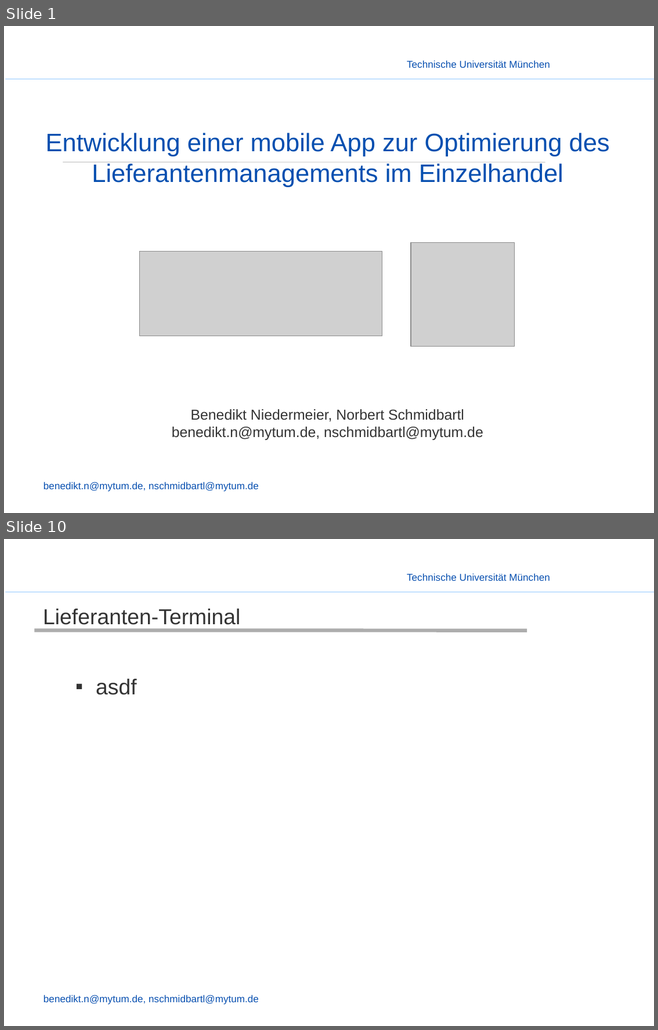
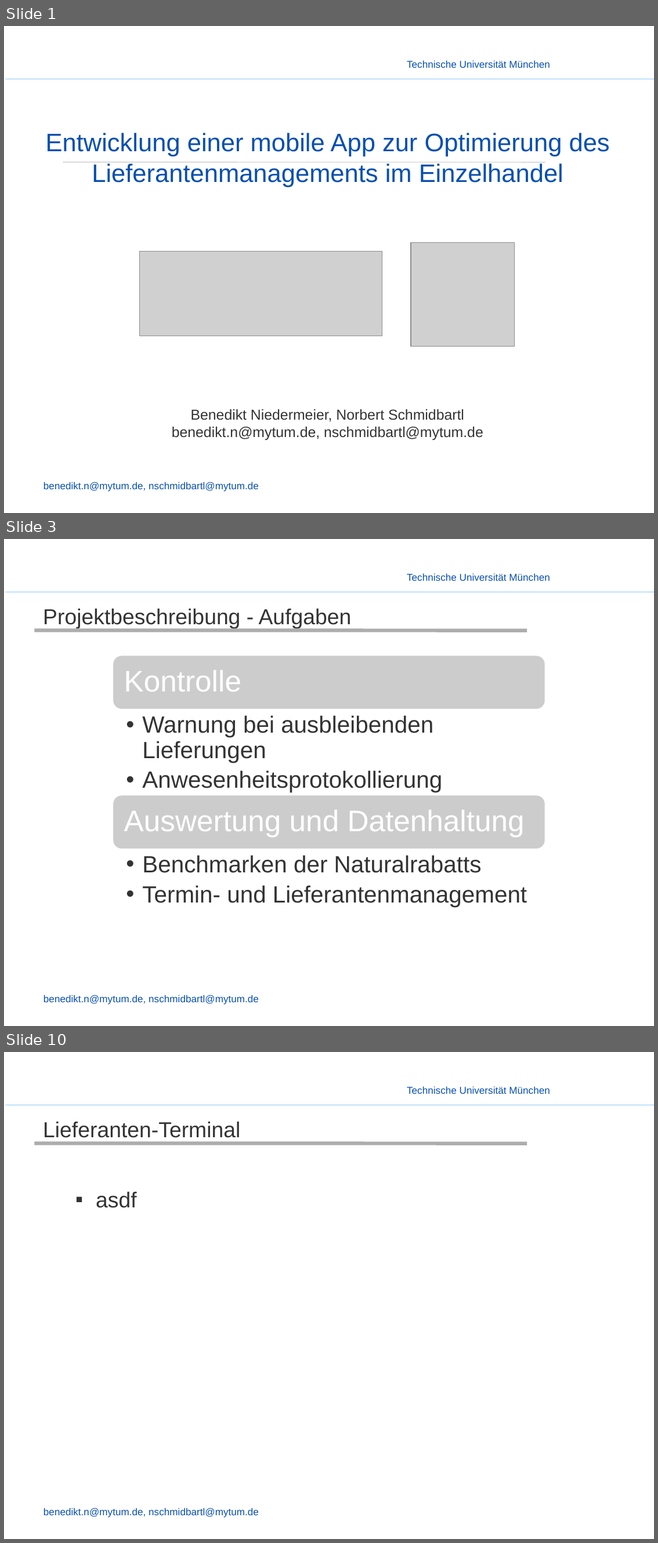
Before and after one commit to enjayes/logistikapp, a slide deck: Präsentation/Presentation - Benjo.pptx. Shown one above the other, each under a label of ours: slides 1 and 10 before the commit, slides 1, 3 and 10 after it; the slides between them are not shown. The pictures are 658x1030 and 658x1543 pixels, drawn with LibreOffice and Linux fonts; fonts in the diff are those of the drawing; grey boxes stand for pictures; background and template pictures are left out. Boxes give left, top, right and bottom in pixels: in the first picture for what was removed or moved away, otherwise in the second. Text is boxed around its words. In the diff, an @@ line names an element or a change of style, - is before the commit and + after.

```diff
--- a/Präsentation/Presentation - Benjo.pptx
+++ b/Präsentation/Presentation - Benjo.pptx
@@ slide 3 added at box(4, 539, 654, 1026), background picture (left out); not listed: 3 template elements that a slide beside it also shows @@
@@ title added at box(43, 609, 351, 629), 24 pt, text #333333 @@
+Projektbeschreibung - Aufgaben
@@ line added from (35, 631) to (527, 631), #ADADAD 4 pt @@
@@ group added at box(112, 654, 546, 907): 4 texts, 2 rounded rectangles @@
+Kontrolle
+  •• Warnung bei ausbleibenden Lieferungen
+  •• Anwesenheitsprotokollierung
+Auswertung und Datenhaltung
+  •• Benchmarken der Naturalrabatts
+  •• Termin- und Lieferantenmanagement
```
Also in this commit, not shown: 1 slide changed, 6 other slides added, 7 slides removed, 1 other file.
